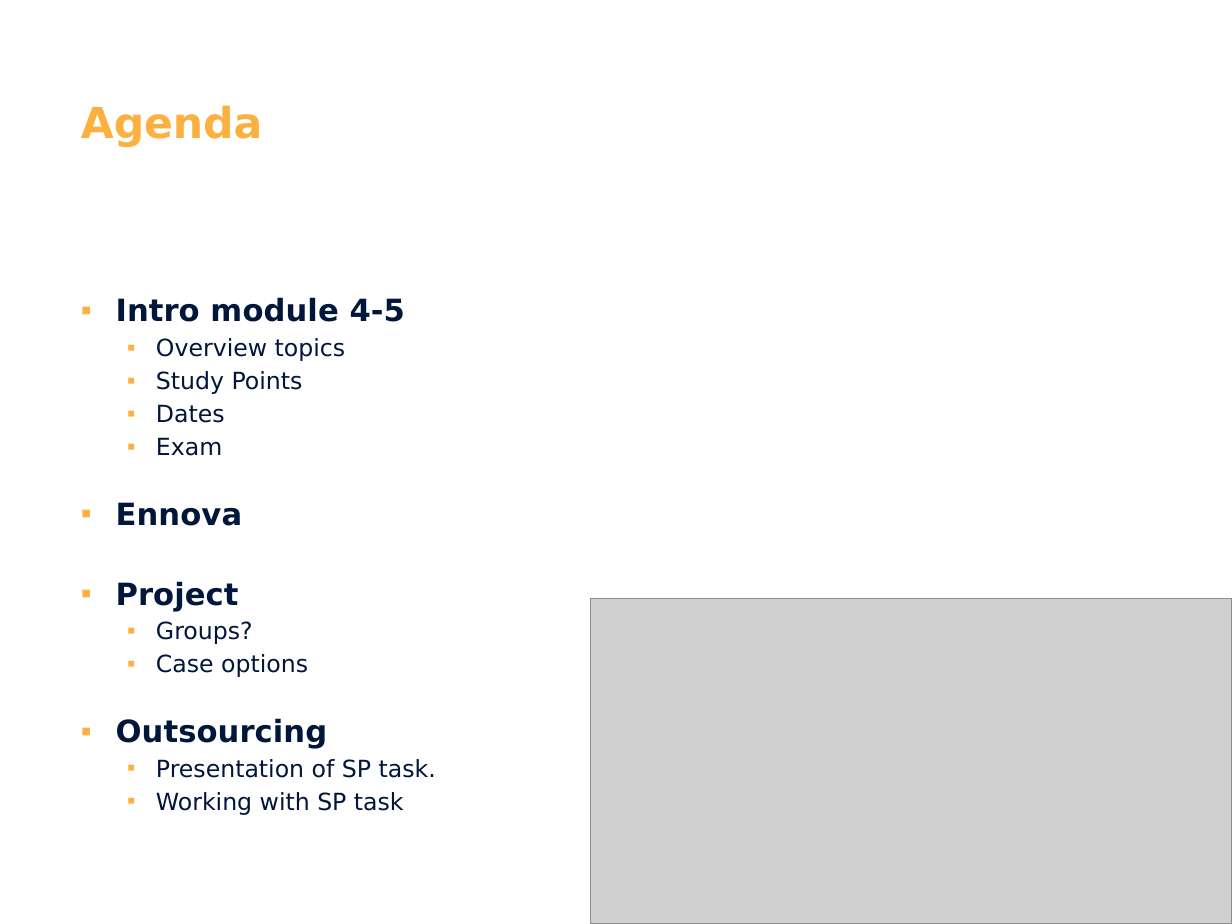
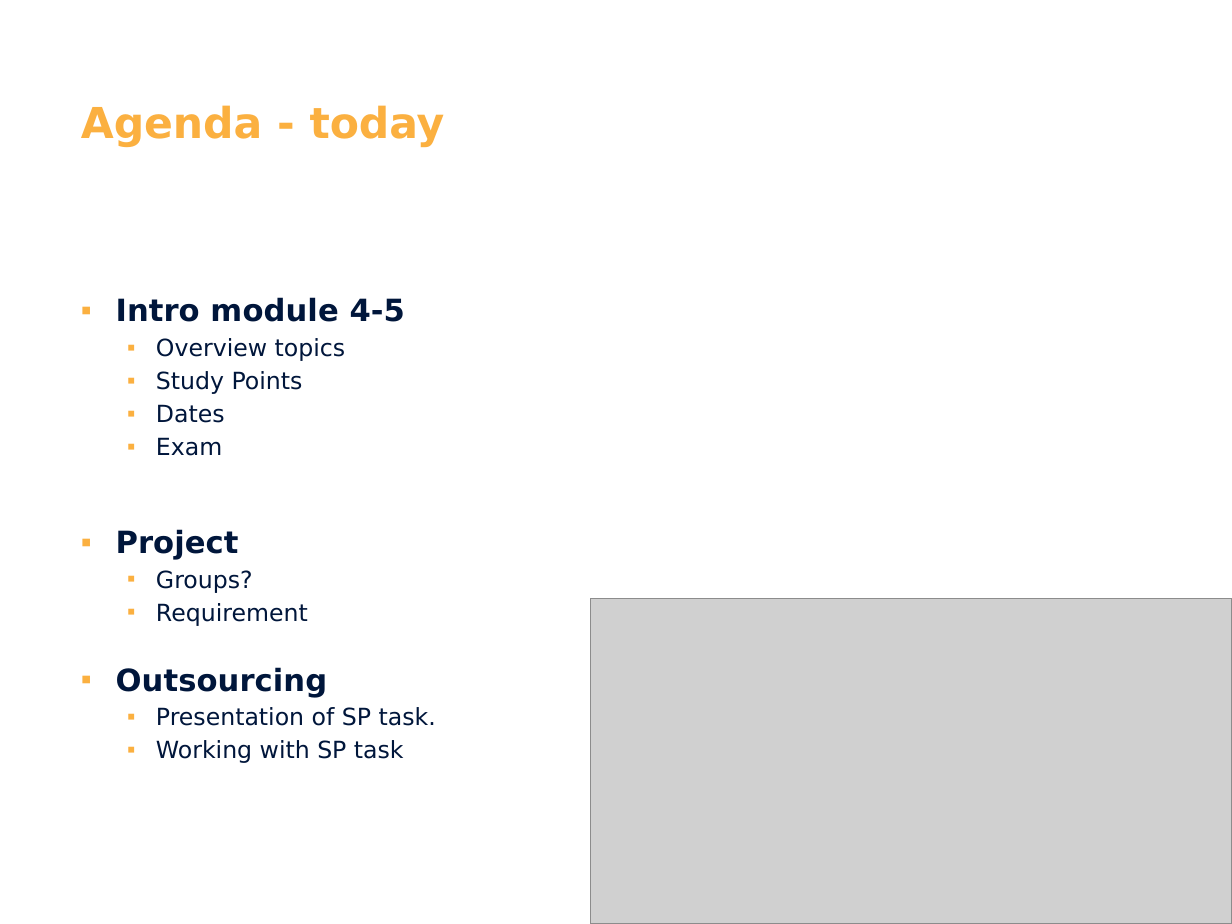
Before and after one commit to CphBusCosSem3/week11-System_Development, a slide deck: slide 2 of Intro_SYS_2017.pptx. Drawn at 1232x924 pixels with LibreOffice and Linux fonts; fonts in the diff are those of the drawing; grey boxes stand for pictures; background and template pictures are left out. Boxes give left, top, right and bottom in pixels: in the first picture for what was removed or moved away, otherwise in the second. Text is boxed around its words. In the diff, an @@ line names an element or a change of style, - is before the commit and + after.

```diff
--- a/Intro_SYS_2017.pptx
+++ b/Intro_SYS_2017.pptx
@@ text at bbox=[81, 105, 445, 147]: text changed @@
-Agenda
+Agenda - today
@@ text at bbox=[116, 502, 243, 526]: paragraph removed @@
-▪ Ennova
@@ text at bbox=[156, 603, 308, 626]: text changed @@
-  ▪ Case options
+  ▪ Requirement
```
Also in this commit, not shown: 6 other slides changed, 3 slides removed.
